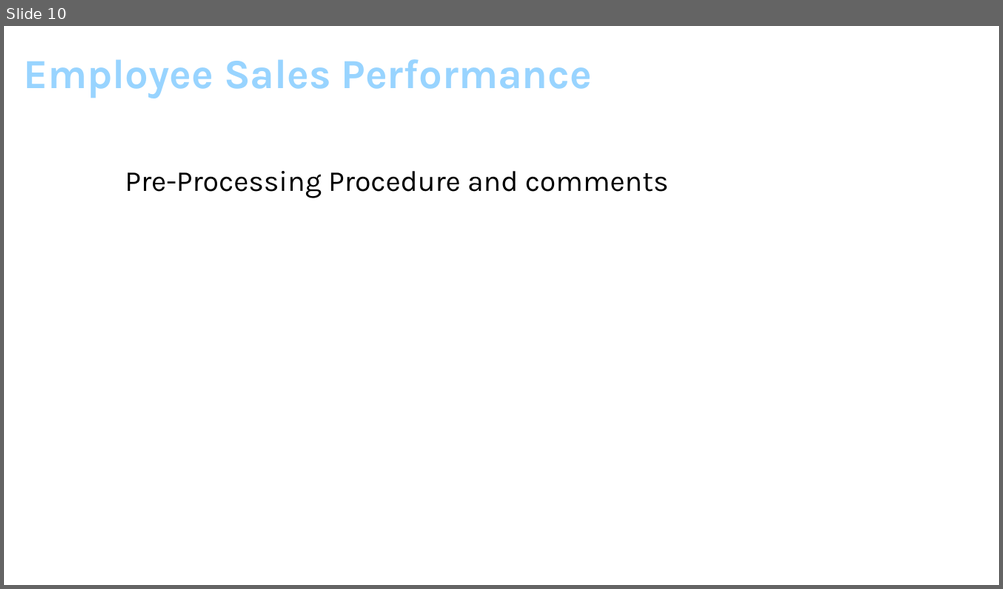
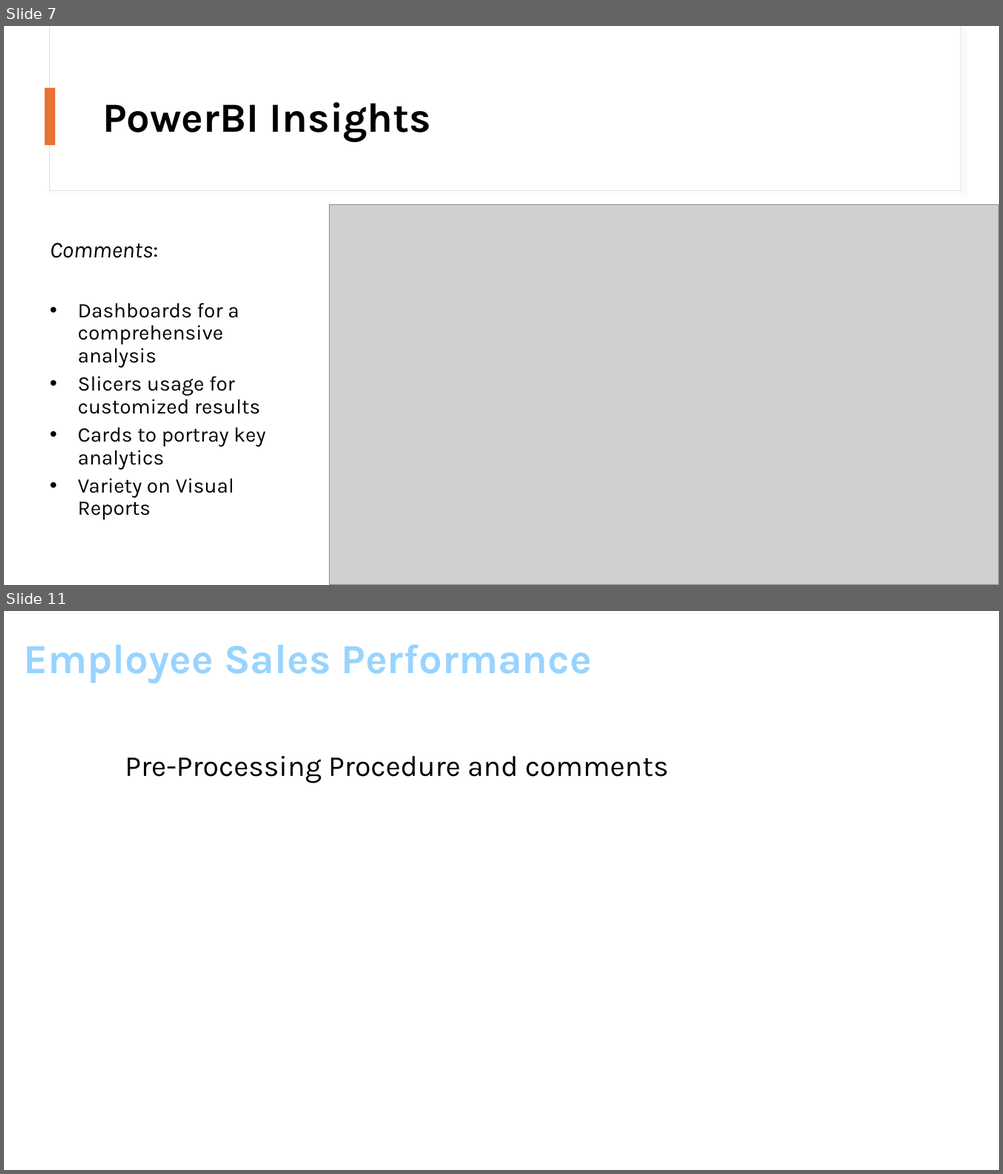
Before and after one commit to Konstant-gk/Chinook_Project, a slide deck: Chinook_Presentation/Project_Future_Chinook_Presentation.pptx. Shown one above the other, each under a label of ours: slide 10 before the commit, slides 7 and 11 after it; the slides between them are not shown. The pictures are 1003x589 and 1003x1174 pixels, drawn with LibreOffice and Linux fonts; fonts in the diff are those of the drawing; grey boxes stand for pictures. Boxes give left, top, right and bottom in pixels: in the first picture for what was removed or moved away, otherwise in the second. Text is boxed around its words. In the diff, an @@ line names an element or a change of style, - is before the commit and + after.

```diff
--- a/Chinook_Presentation/Project_Future_Chinook_Presentation.pptx
+++ b/Chinook_Presentation/Project_Future_Chinook_Presentation.pptx
@@ slide 7 added at [4,26,999,585], background #FFFFFF @@
@@ rectangle added at [50,26,961,191], fill #FFFFFF, outline #E1E1E1 0.75 pt @@
@@ rectangle added at [51,26,961,190], fill #FFFFFF @@
@@ rectangle added at [45,88,56,145], fill #E97132 @@
@@ title added at [102,102,432,142], 40 pt, text #000000, bold @@
+PowerBI Insights
@@ picture added at [330,204,999,585] @@
@@ text added at [50,243,265,520], 20 pt, text #000000 @@
+Comments:
+• Dashboards for a comprehensive analysis
+• Slicers usage for customized results
+• Cards to portray key analytics
+• Variety on Visual Reports
@@ what was slide 10 is now slide 11 @@
```
Also in this commit, not shown: 5 slides changed, 4 other slides added, 4 slides removed.
